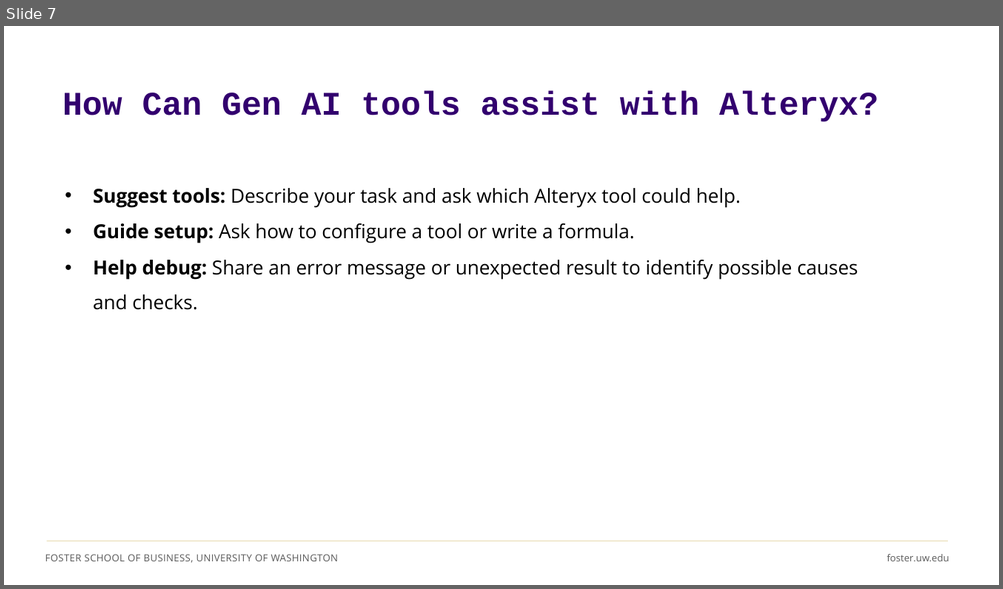
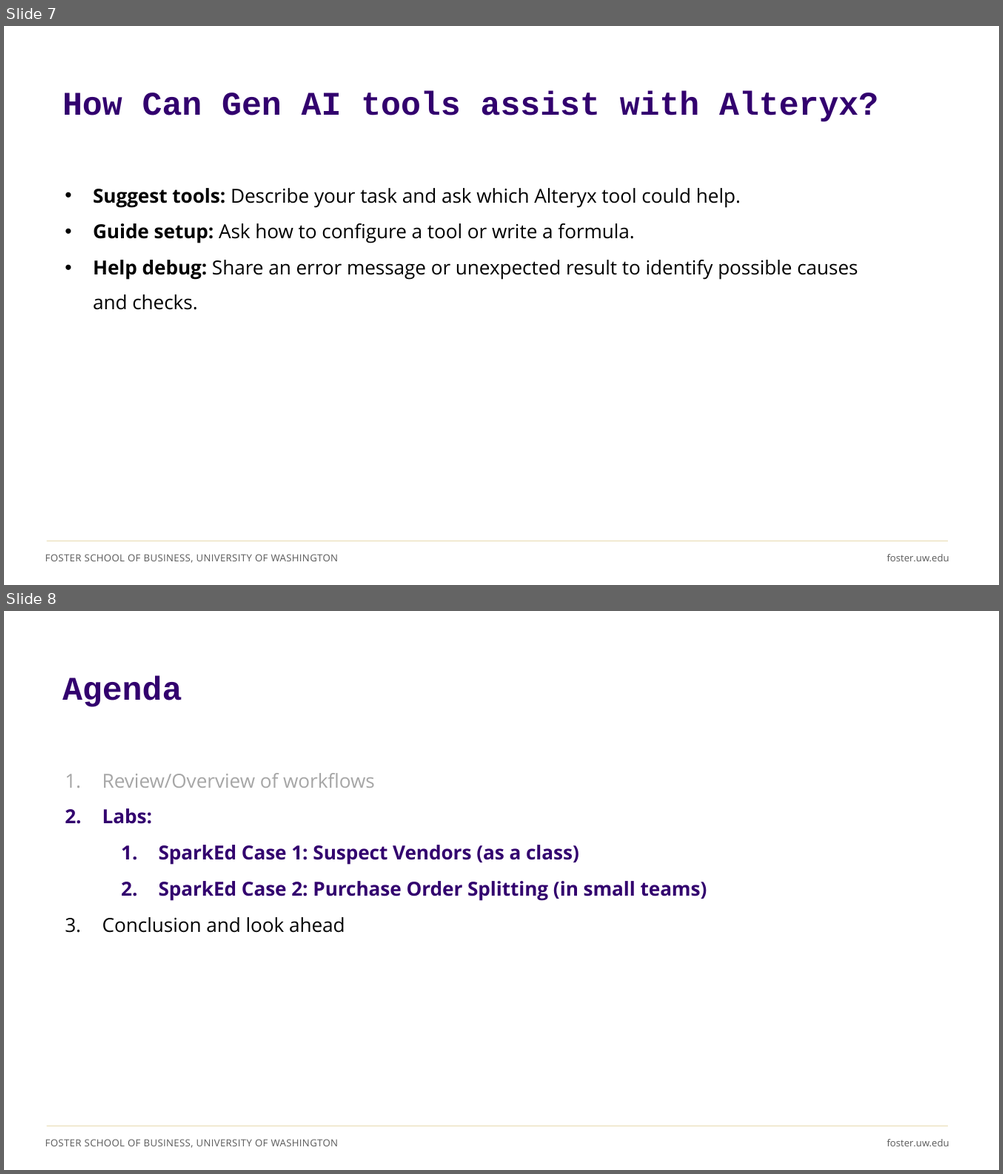
Before and after one commit to ashercurtis/slides.io, a slide deck: ACCTG320/ACCTG320Class10_2026.pptx. Shown one above the other, each under a label of ours: slide 7 before the commit, slides 7 and 8 after it. The pictures are 1003x589 and 1003x1174 pixels, drawn with LibreOffice and Linux fonts; fonts in the diff are those of the drawing. Boxes give left, top, right and bottom in pixels: in the first picture for what was removed or moved away, otherwise in the second. Text is boxed around its words. In the diff, an @@ line names an element or a change of style, - is before the commit and + after.

```diff
--- a/ACCTG320/ACCTG320Class10_2026.pptx
+++ b/ACCTG320/ACCTG320Class10_2026.pptx
@@ slide 8 added at box(4, 611, 999, 1170), background #FFFFFF; not listed: 3 template elements that a slide beside it also shows @@
@@ title added at box(62, 676, 182, 707), 32 pt, text #32006E, bold @@
+Agenda
@@ text added at box(102, 773, 707, 933), 18.7 pt, text #32006E, bold @@
+1. Review/Overview of workflows
+2. Labs:
+  1. SparkEd Case 1: Suspect Vendors (as a class)
+  2. SparkEd Case 2: Purchase Order Splitting (in small teams)
+3. Conclusion and look ahead
```
Also in this commit, not shown: 2 slides changed, 13 other slides added, 3 slides removed, 1 other file.
